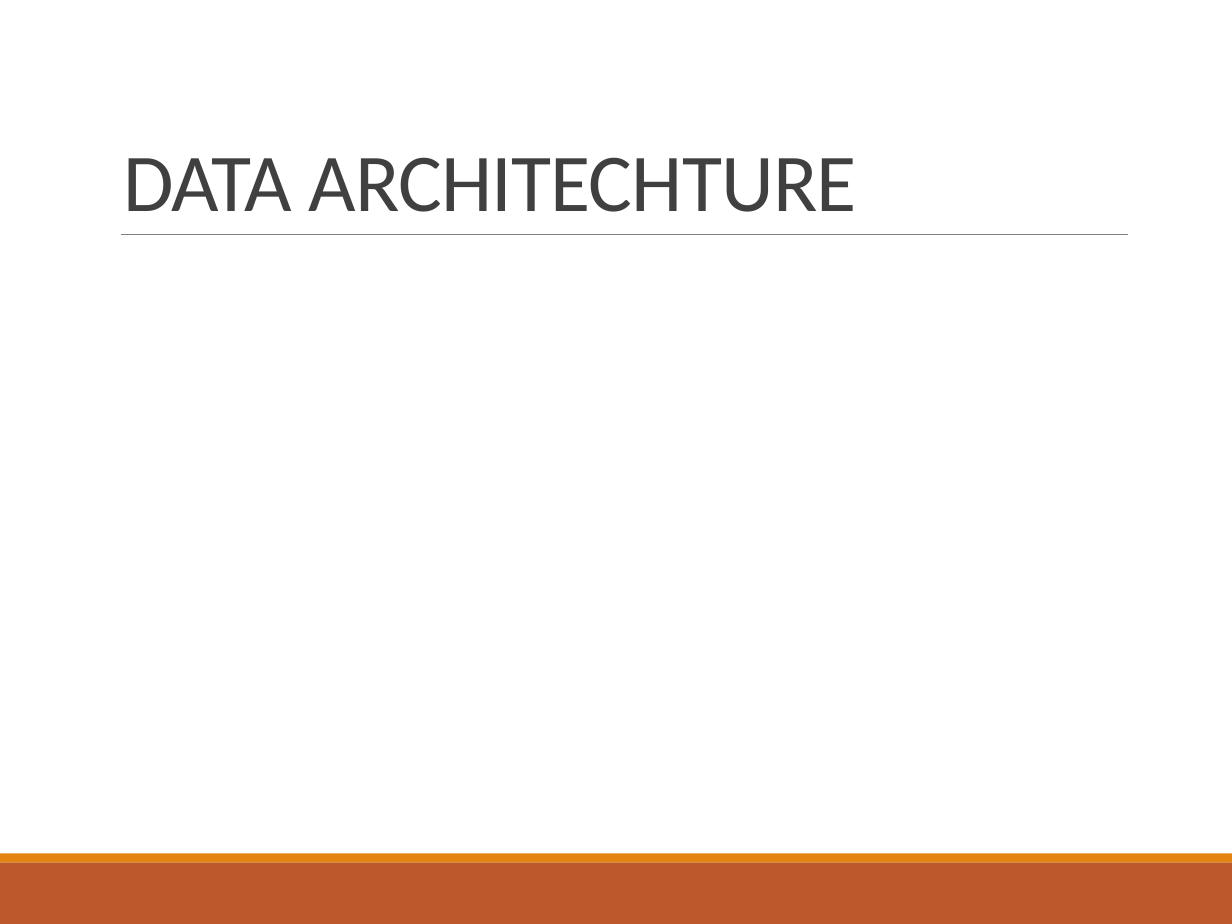
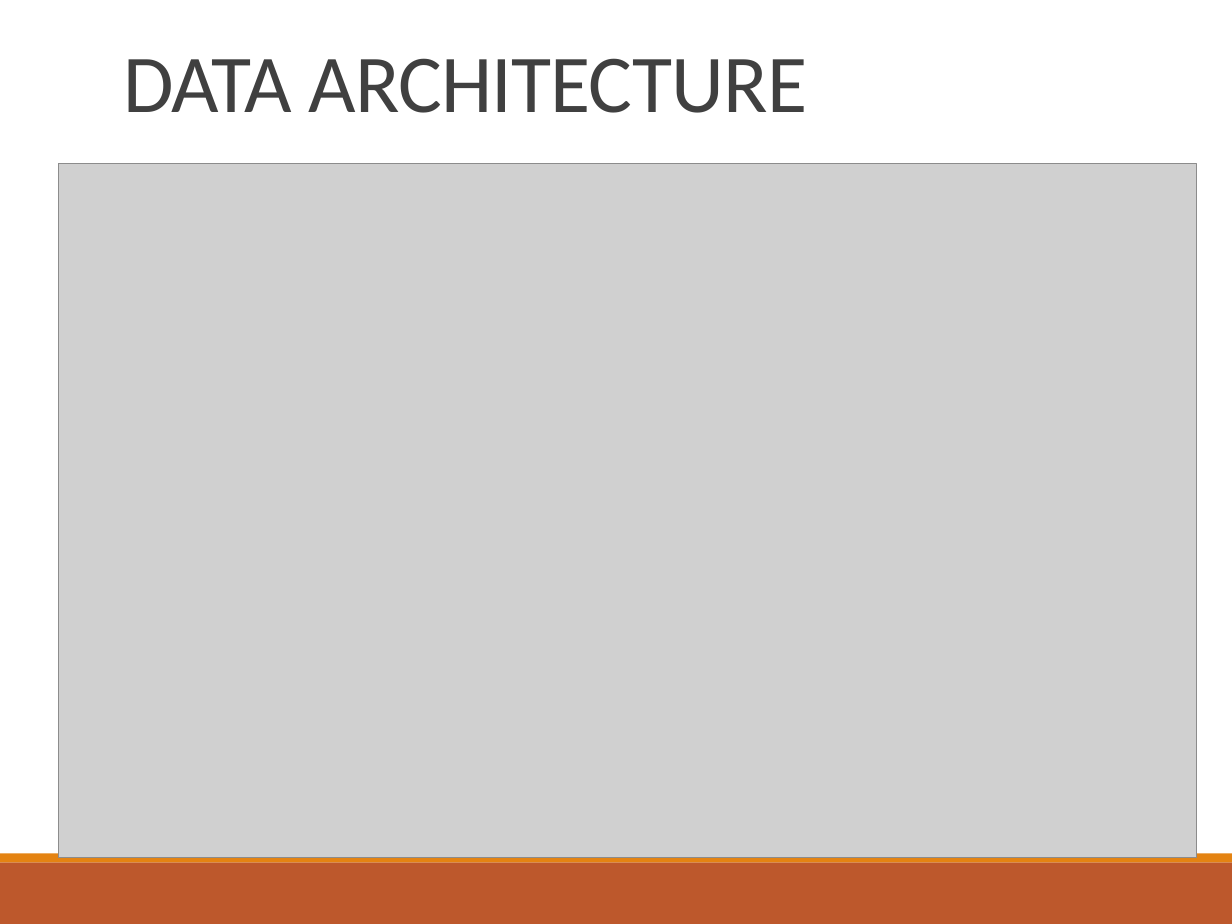
Before and after one commit to RofiatAbdulkareem/capstone-project, a slide deck: slide 3 of Data_Engineering_Project_Presentation.pptx. Drawn at 1232x924 pixels with LibreOffice and Linux fonts; fonts in the diff are those of the drawing; grey boxes stand for pictures; background and template pictures are left out. Boxes give left, top, right and bottom in pixels: in the first picture for what was removed or moved away, otherwise in the second. Text is boxed around its words. In the diff, an @@ line names an element or a change of style, - is before the commit and + after.

```diff
--- a/Data_Engineering_Project_Presentation.pptx
+++ b/Data_Engineering_Project_Presentation.pptx
@@ title at (x1=123, y1=58, x2=807, y2=113): text changed @@
-DATA ARCHITECHTURE
+DATA ARCHITECTURE
@@ picture added at (x1=58, y1=164, x2=1196, y2=857) @@
@@ line removed from (121, 234) to (1127, 234) @@
```
Also in this commit, not shown: 2 other files.
